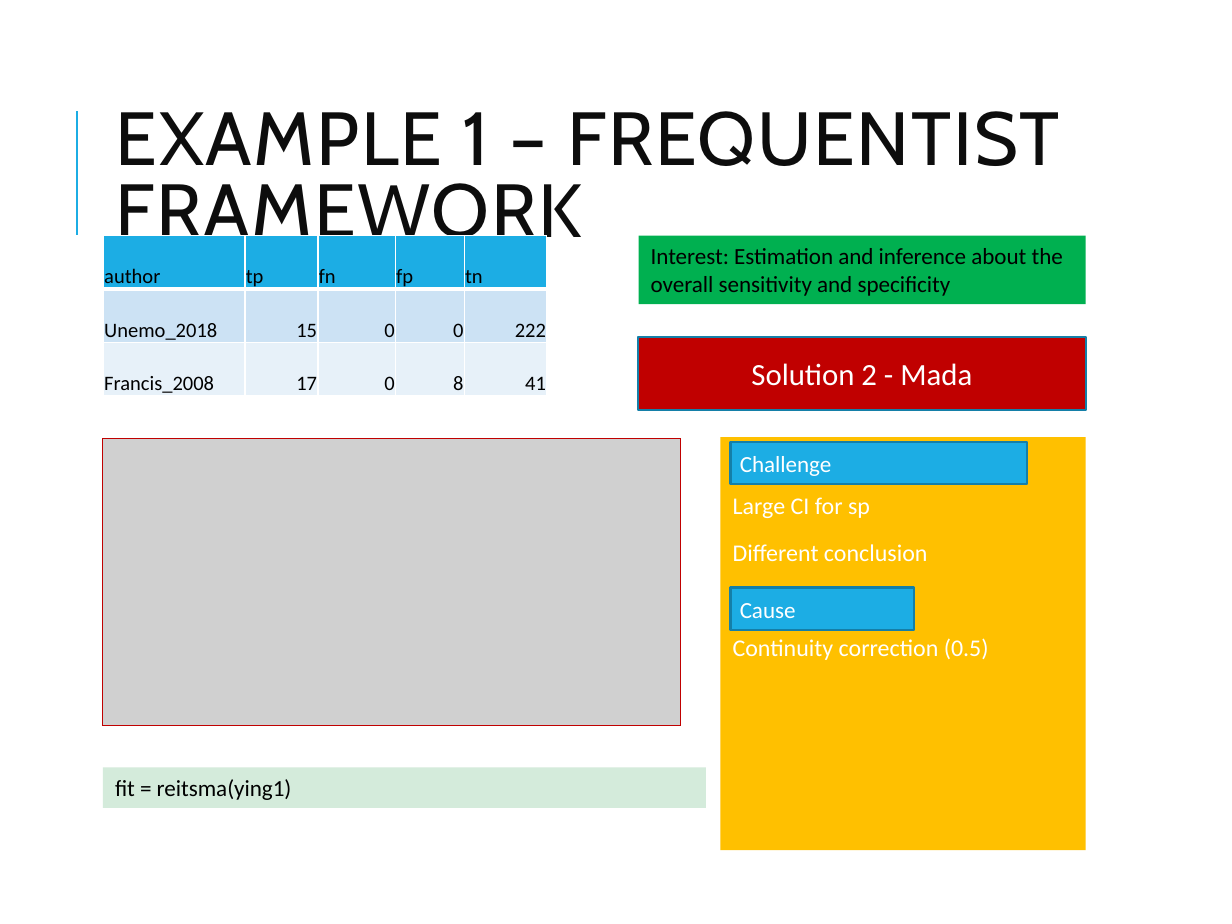
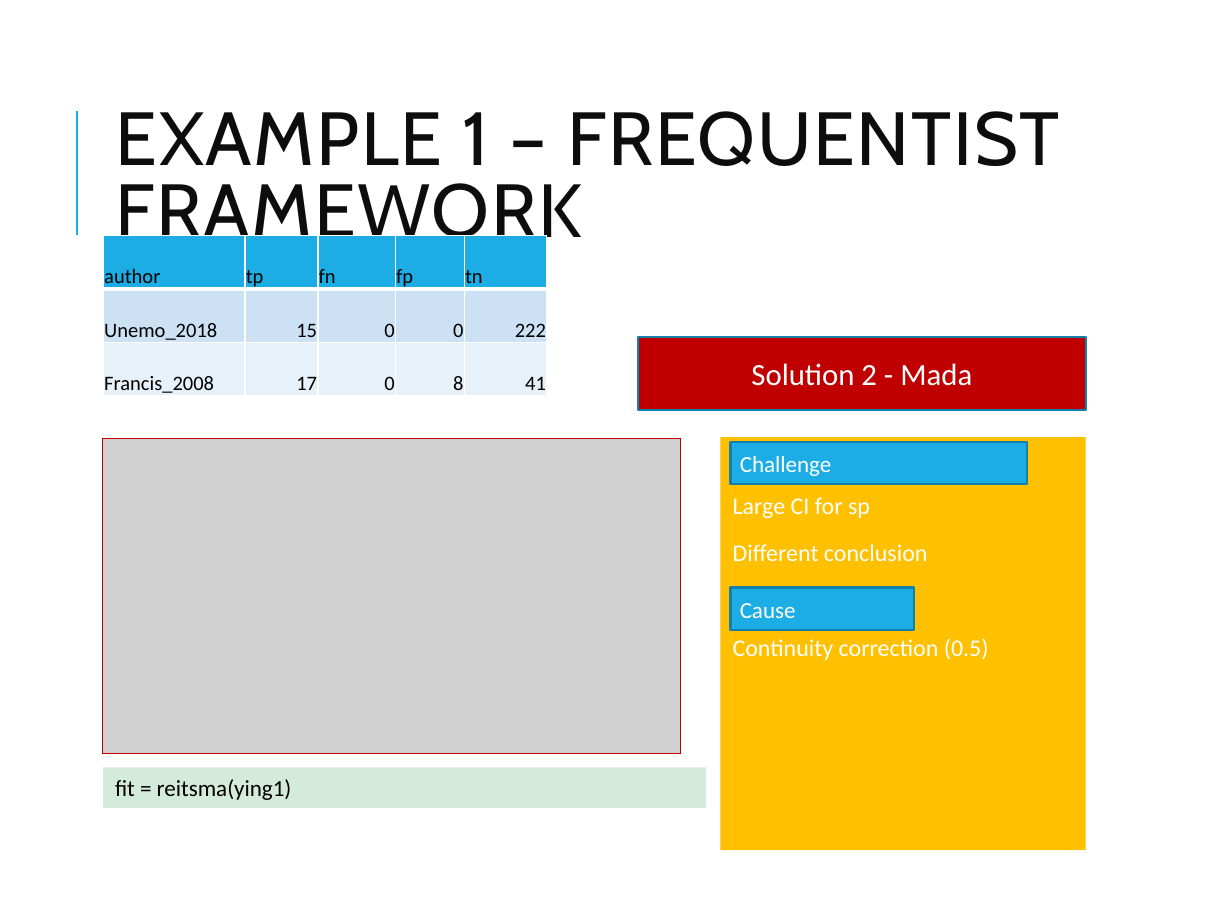
Before and after one commit to VNyaga/ESMARConf2023, a slide deck: slide 13 of PPT/ESMAR.pptx (slide 12 before the commit). Drawn at 1232x924 pixels with LibreOffice and Linux fonts; fonts in the diff are those of the drawing; grey boxes stand for pictures. Boxes give left, top, right and bottom in pixels: in the first picture for what was removed or moved away, otherwise in the second. Text is boxed around its words. In the diff, an @@ line names an element or a change of style, - is before the commit and + after.

```diff
--- a/PPT/ESMAR.pptx
+++ b/PPT/ESMAR.pptx
@@ rectangle removed at [638,235,1085,304] @@
-Interest: Estimation and inference about the overall sensitivity and specificity
@@ picture: place and size @@
-picture at [102,439,680,726]
+picture at [102,439,680,754]
```
Also in this commit, not shown: 11 other slides changed, 6 slides added, 2 other files.
